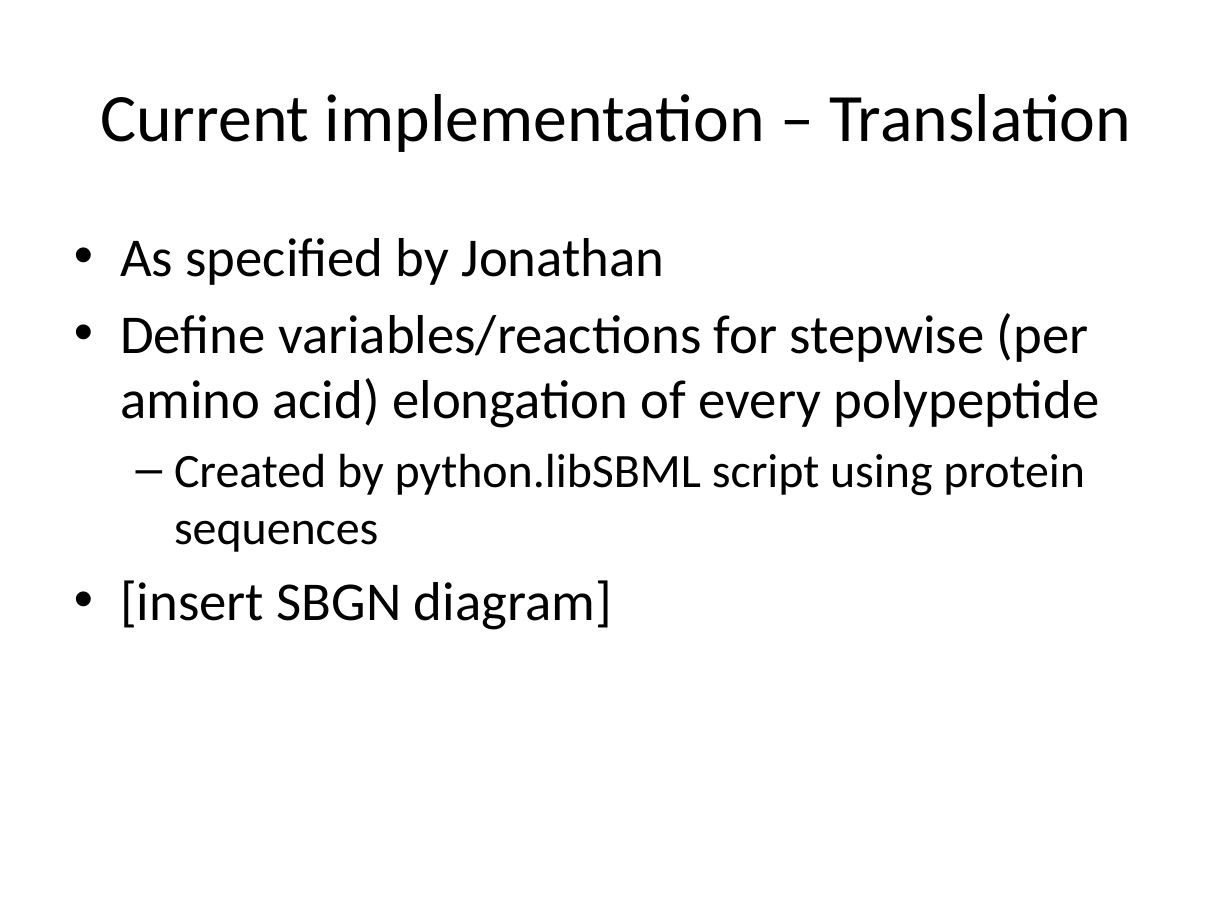
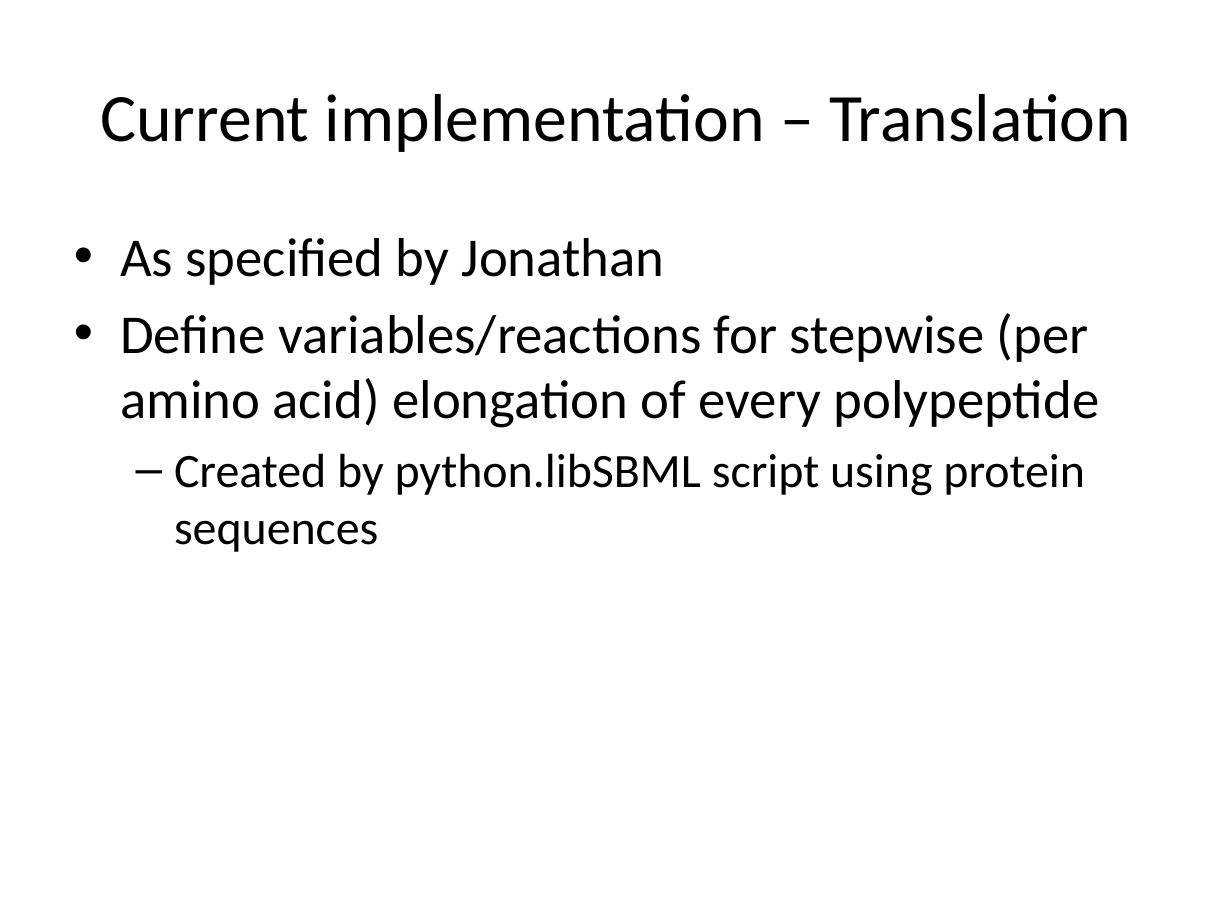
Before and after one commit to dagwa/wholecell-translation, a slide deck: slide 4 of translation_finalPres.pptx. Drawn at 1232x924 pixels with LibreOffice and Linux fonts; fonts in the diff are those of the drawing. Boxes give left, top, right and bottom in pixels: in the first picture for what was removed or moved away, otherwise in the second. Text is boxed around its words. In the diff, an @@ line names an element or a change of style, - is before the commit and + after.

Commit message:
Included SBGN PNG images in presentation
Exported PNG versions of the SBGN diagrams for the powerpoint
presentation

```diff
--- a/translation_finalPres.pptx
+++ b/translation_finalPres.pptx
@@ text at [120,580,612,630]: paragraph removed @@
-• [insert SBGN diagram]
```
Also in this commit, not shown: 1 other slide changed, 1 slide added, 2 other files.
